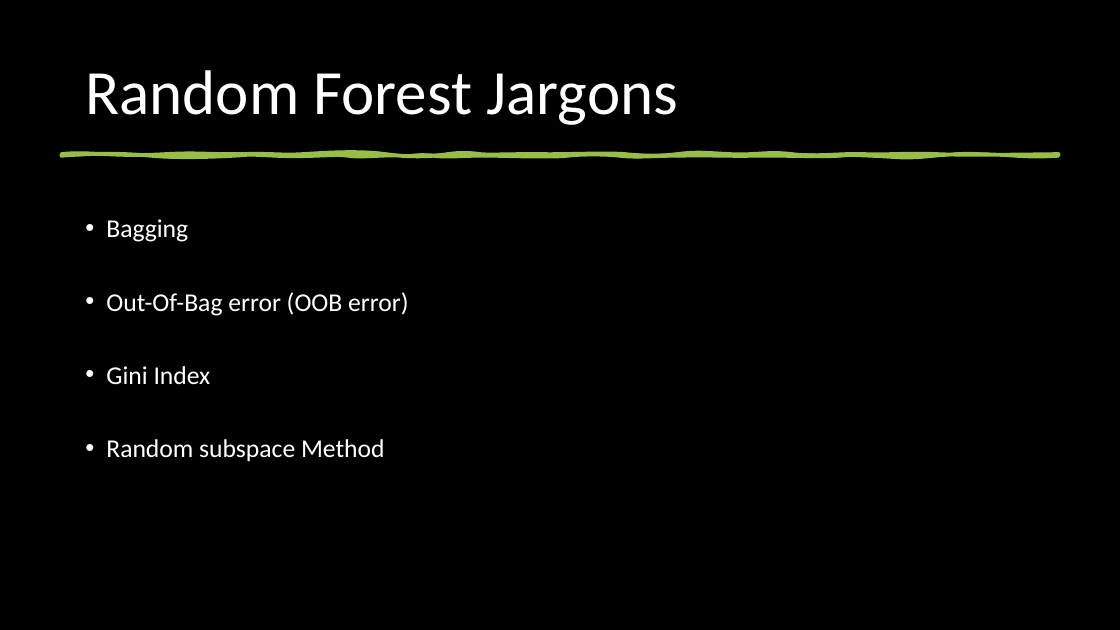
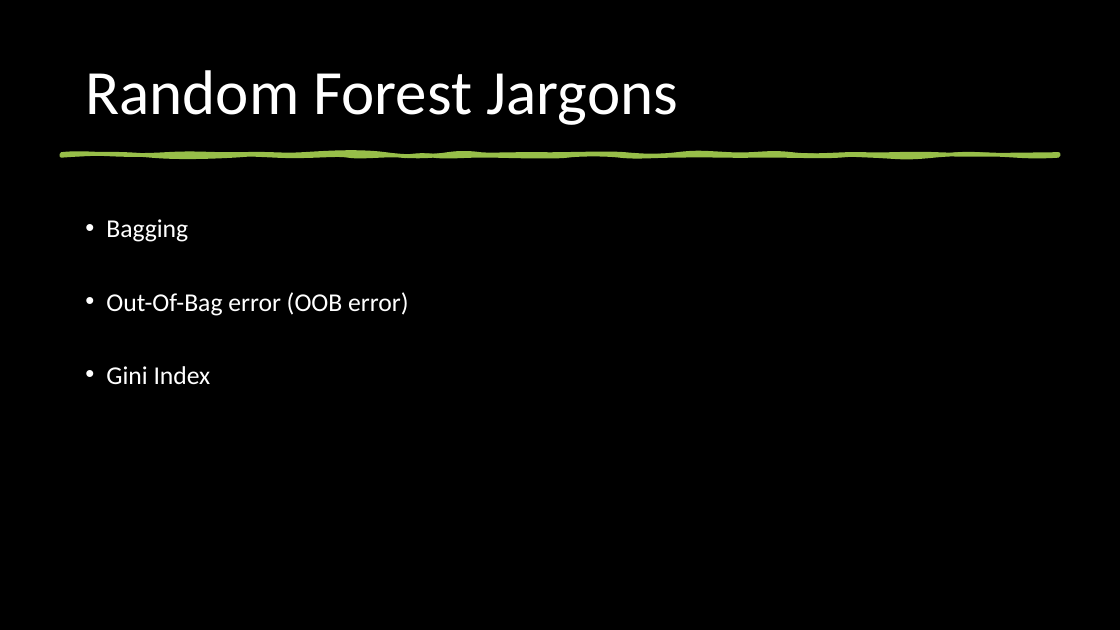
Before and after one commit to abrahamsj/Week_09_Assmnt, a slide deck: slide 5 of PowerPoint/assessment_9_PPTX.pptx. Drawn at 1120x630 pixels with LibreOffice and Linux fonts; fonts in the diff are those of the drawing. Boxes give left, top, right and bottom in pixels: in the first picture for what was removed or moved away, otherwise in the second. Text is boxed around its words. In the diff, an @@ line names an element or a change of style, - is before the commit and + after.

```diff
--- a/PowerPoint/assessment_9_PPTX.pptx
+++ b/PowerPoint/assessment_9_PPTX.pptx
@@ text at (106, 439, 385, 461): paragraph removed @@
-• Random subspace Method
```
Also in this commit, not shown: 7 other slides changed, 4 other files.
